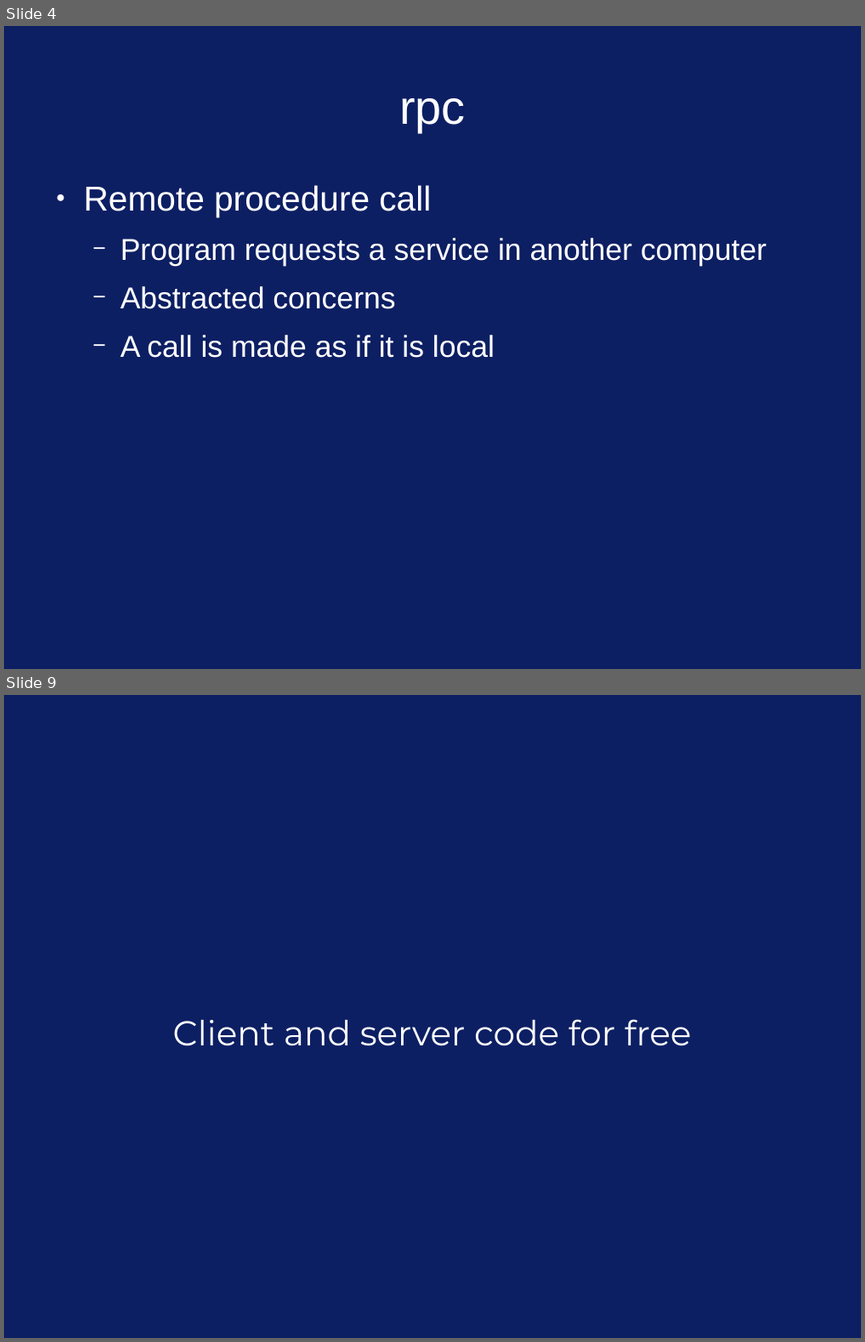
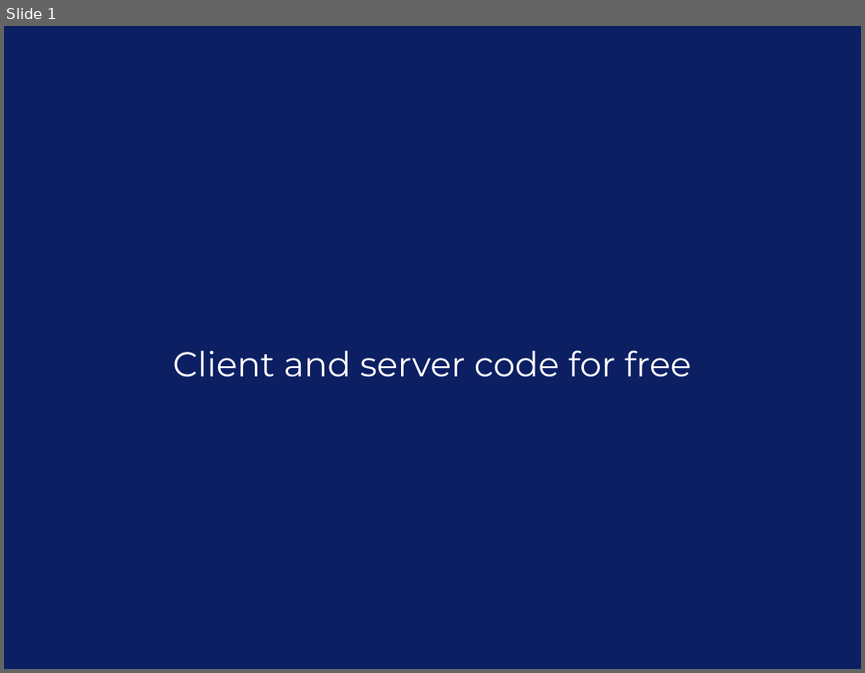
Before and after one commit to patrickboland4/grpc_talk, a slide deck: grpc_slides.odp. Shown one above the other, each under a label of ours: slides 4 and 9 before the commit, slide 1 after it; the slides between them are not shown. The pictures are 865x1342 and 865x673 pixels, drawn with LibreOffice and Linux fonts; fonts in the diff are those of the drawing. Boxes give left, top, right and bottom in pixels: in the first picture for what was removed or moved away, otherwise in the second. Text is boxed around its words. In the diff, an @@ line names an element or a change of style, - is before the commit and + after.

```diff
--- a/grpc_slides.odp
+++ b/grpc_slides.odp
@@ slide 4 removed at box(4, 26, 861, 669), background #0D1F63 @@
@@ title removed at box(399, 98, 466, 132) @@
-rpc
@@ text removed at box(84, 185, 766, 358) @@
-● Remote procedure call
-  − Program requests a service in another computer
-  − Abstracted concerns
-  − A call is made as if it is local
@@ what was slide 9 is now slide 1 @@
```
Also in this commit, not shown: 7 other slides removed, 4 other files.
